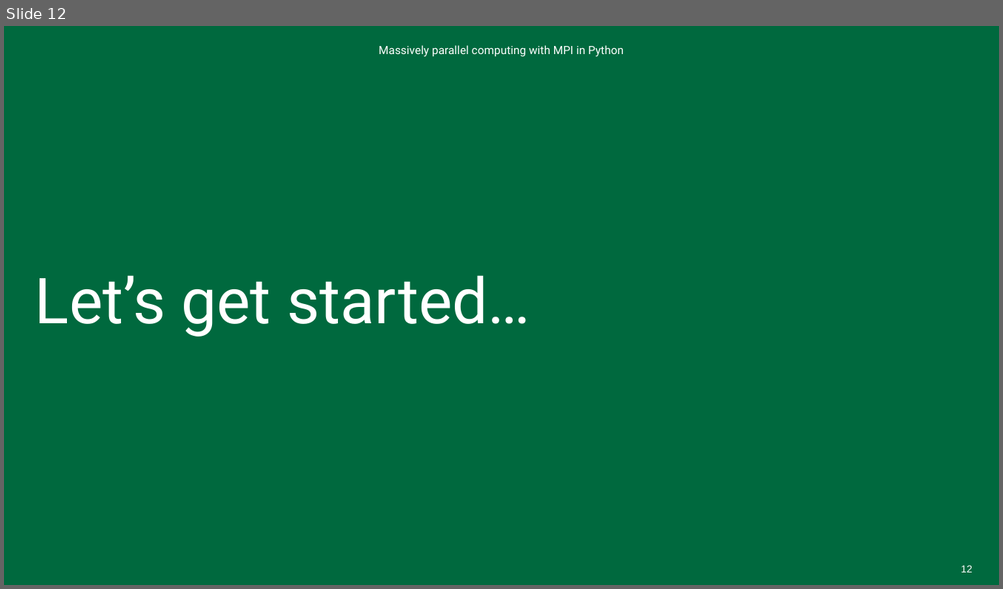
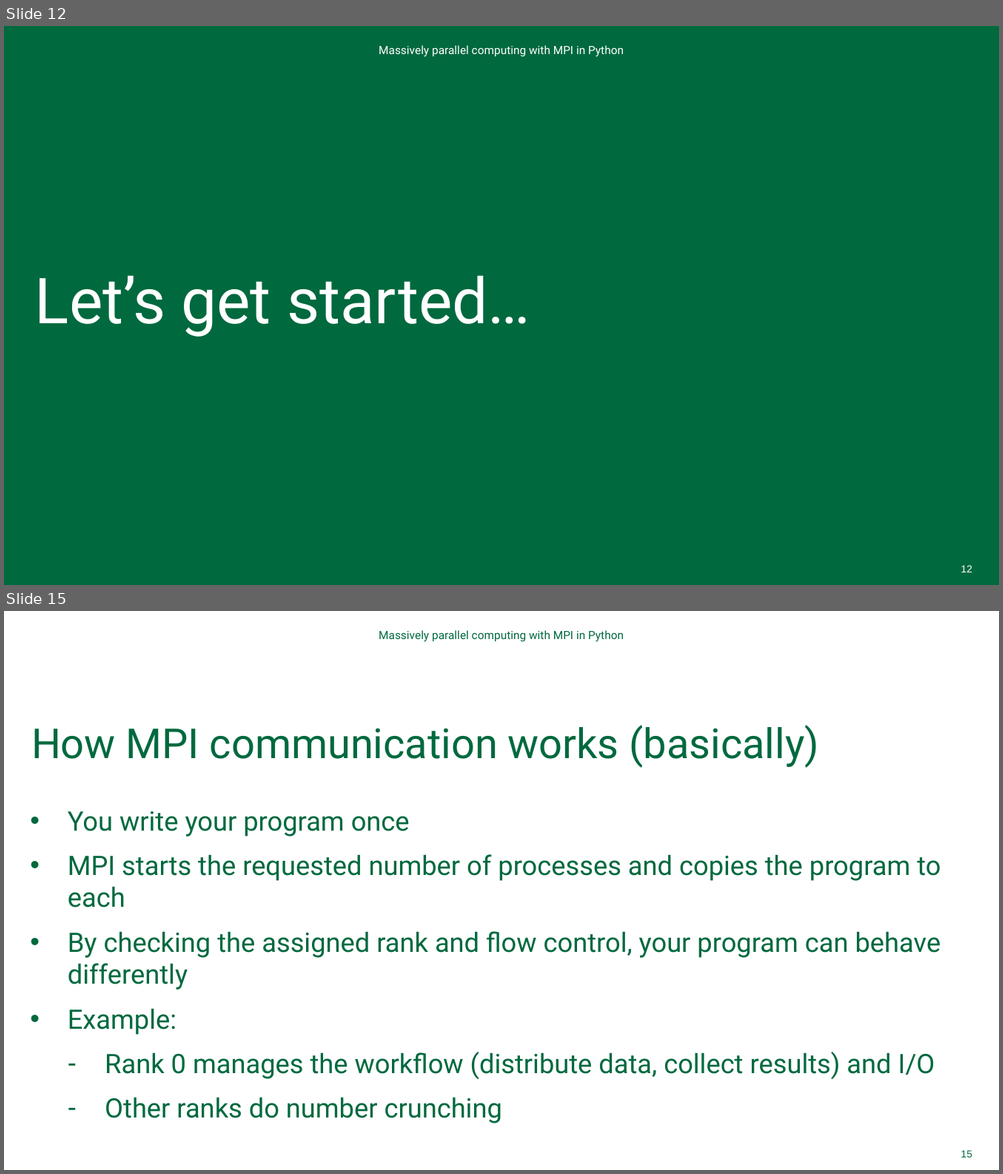
Before and after one commit to Dartmouth-Libraries/distributed-computing-with-python-and-mpi, a slide deck: ppt/Distributed-Computing-with-MPI.pptx. Shown one above the other, each under a label of ours: slide 12 before the commit, slides 12 and 15 after it; the slides between them are not shown. The pictures are 1003x589 and 1003x1174 pixels, drawn with LibreOffice and Linux fonts; fonts in the diff are those of the drawing; background and template pictures are left out. Boxes give left, top, right and bottom in pixels: in the first picture for what was removed or moved away, otherwise in the second. Text is boxed around its words. In the diff, an @@ line names an element or a change of style, - is before the commit and + after.

```diff
--- a/ppt/Distributed-Computing-with-MPI.pptx
+++ b/ppt/Distributed-Computing-with-MPI.pptx
@@ slide 15 added at box(4, 611, 999, 1170), background #FFFFFF @@
@@ text added at box(378, 630, 623, 642), 11 pt, text #00693E @@
+Massively parallel computing with MPI in Python
@@ title added at box(31, 725, 819, 768), 40 pt, text #00693E @@
+How MPI communication works (basically)
@@ text added at box(68, 812, 941, 1124), 25.9 pt, text #00693E @@
+• You write your program once
+• MPI starts the requested number of processes and copies the program to each
+• By checking the assigned rank and flow control, your program can behave differently
+• Example:
+  – Rank 0 manages the workflow (distribute data, collect results) and I/O
+  – Other ranks do number crunching
@@ page number added at box(961, 1150, 972, 1158), 9.8 pt, text #00693E @@
+15
```
Also in this commit, not shown: 3 slides changed, 9 other slides added.
